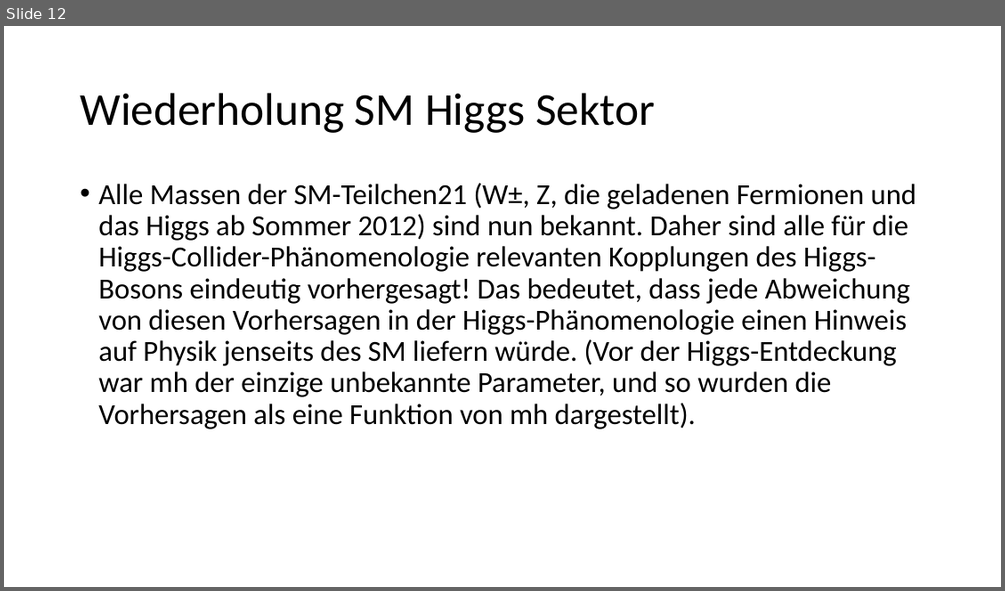
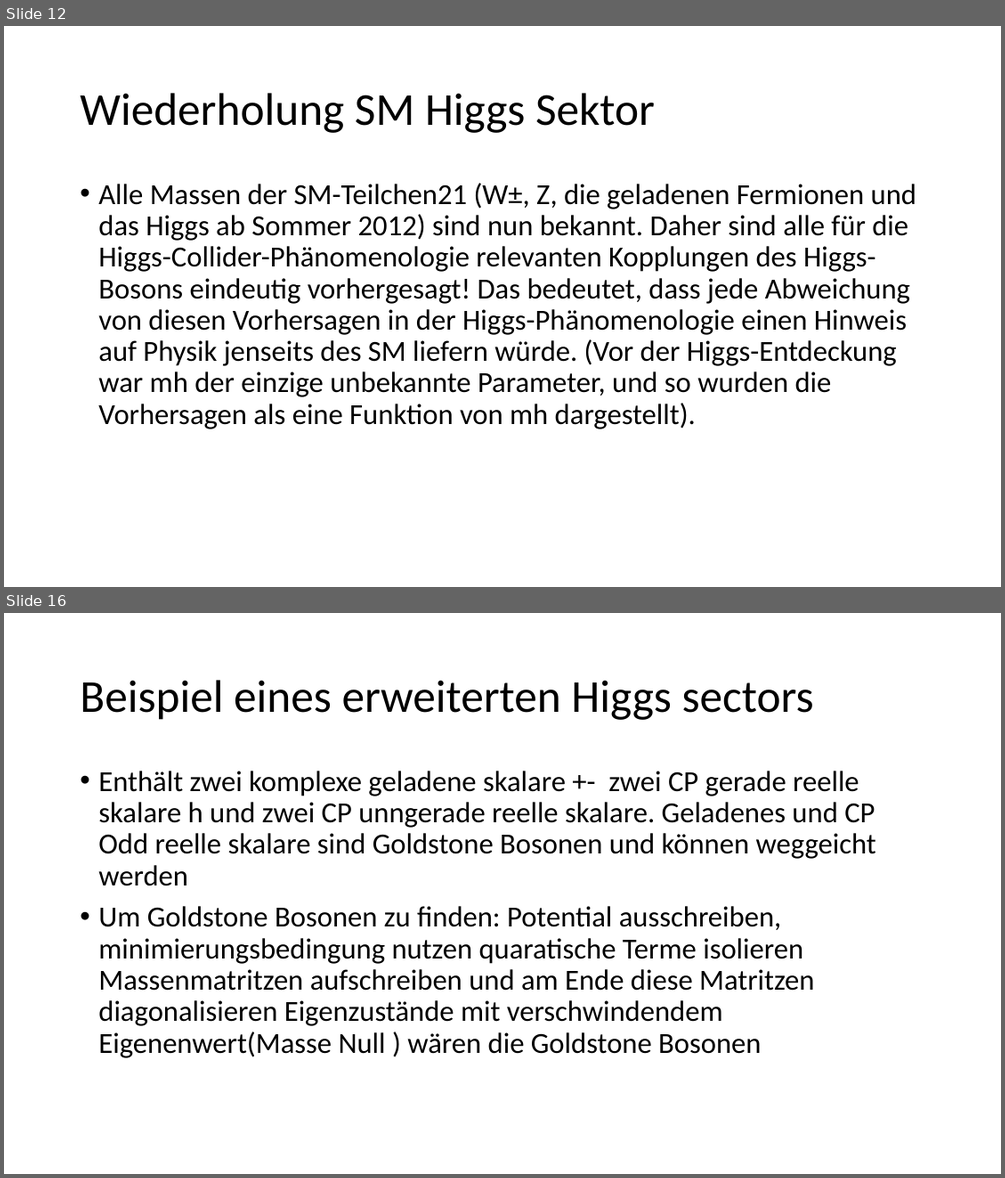
Before and after one commit to Emilia1603/Seminarvortrag, a slide deck: Präsentation2.pptx. Shown one above the other, each under a label of ours: slide 12 before the commit, slides 12 and 16 after it; the slides between them are not shown. The pictures are 1005x591 and 1005x1178 pixels, drawn with LibreOffice and Linux fonts; fonts in the diff are those of the drawing. Boxes give left, top, right and bottom in pixels: in the first picture for what was removed or moved away, otherwise in the second. Text is boxed around its words. In the diff, an @@ line names an element or a change of style, - is before the commit and + after.

```diff
--- a/Präsentation2.pptx
+++ b/Präsentation2.pptx
@@ slide 16 added at (x1=4, y1=613, x2=1001, y2=1174), background #FFFFFF @@
@@ title added at (x1=80, y1=680, x2=814, y2=720), 44 pt, text #000000 @@
+Beispiel eines erweiterten Higgs sectors
@@ text added at (x1=98, y1=771, x2=876, y2=1058), 28 pt, text #000000 @@
+• Enthält zwei komplexe geladene skalare +- zwei CP gerade reelle skalare h und zwei CP unngerade reelle skalare. Geladenes und CP Odd reelle skalare sind Goldstone Bosonen und können weggeicht werden
+• Um Goldstone Bosonen zu finden: Potential ausschreiben, minimierungsbedingung nutzen quaratische Terme isolieren Massenmatritzen aufschreiben und am Ende diese Matritzen diagonalisieren Eigenzustände mit verschwindendem Eigenenwert(Masse Null ) wären die Goldstone Bosonen
```
Also in this commit, not shown: 2 slides changed, 1 other slide added, 2 other files.
